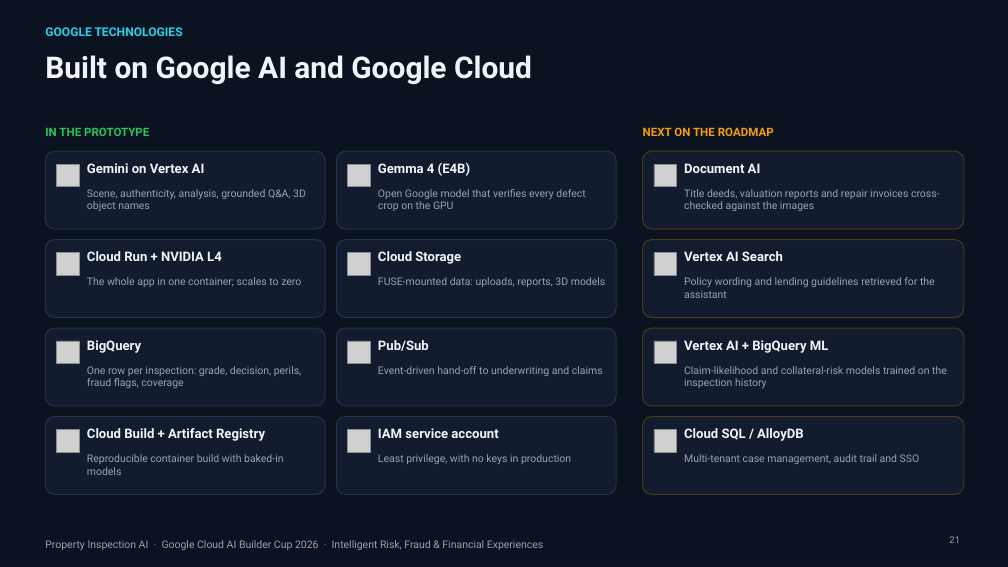
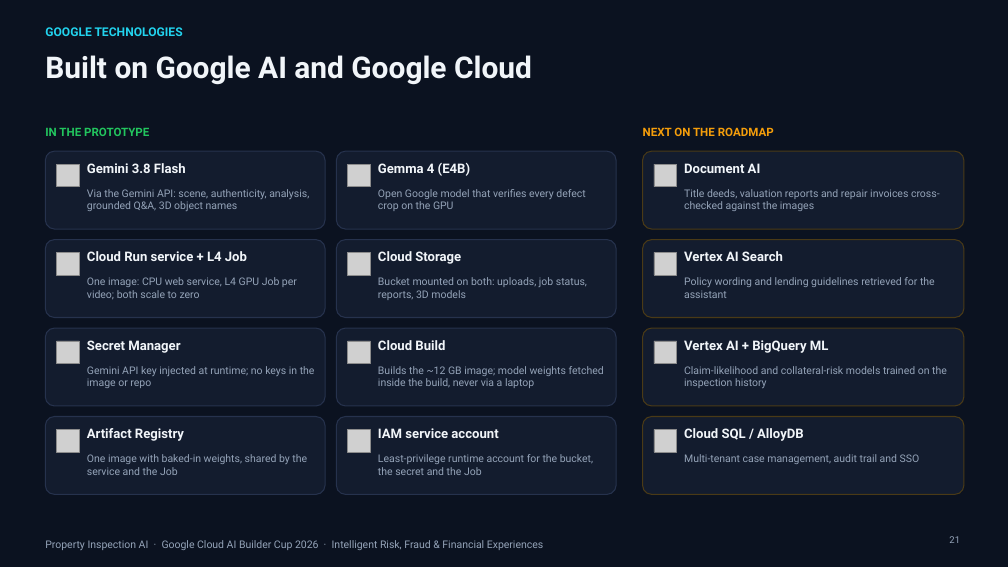
Before and after one commit to XCore-Lab/property-inspection-ai, a slide deck: slide 21 of docs/pitch-deck/Property_Inspection_AI_Pitch.pptx. Drawn at 1008x567 pixels with LibreOffice and Linux fonts; fonts in the diff are those of the drawing; grey boxes stand for pictures; background and template pictures are left out. Boxes give left, top, right and bottom in pixels: in the first picture for what was removed or moved away, otherwise in the second. Text is boxed around its words. In the diff, an @@ line names an element or a change of style, - is before the commit and + after.

```diff
--- a/docs/pitch-deck/Property_Inspection_AI_Pitch.pptx
+++ b/docs/pitch-deck/Property_Inspection_AI_Pitch.pptx
@@ text at [87,163,186,173]: text changed @@
-Gemini on Vertex AI
+Gemini 3.8 Flash
@@ text at [87,189,309,211]: text changed @@
-Scene, authenticity, analysis, grounded Q&A, 3D object names
+Via the Gemini API: scene, authenticity, analysis, grounded Q&A, 3D object names
@@ text at [87,251,247,261]: text changed @@
-Cloud Run + NVIDIA L4
+Cloud Run service + L4 Job
@@ text at [87,277,297,299]: text changed @@
-The whole app in one container; scales to zero
+One image: CPU web service, L4 GPU Job per video; both scale to zero
@@ text at [378,277,587,300]: text changed @@
-FUSE-mounted data: uploads, reports, 3D models
+Bucket mounted on both: uploads, job status, reports, 3D models
@@ text at [87,340,180,353]: text changed @@
-BigQuery
+Secret Manager
@@ text at [378,340,445,350]: text changed @@
-Pub/Sub
+Cloud Build
@@ text at [87,366,315,388]: text changed @@
-One row per inspection: grade, decision, perils, fraud flags, coverage
+Gemini API key injected at runtime; no keys in the image or repo
@@ text at [378,366,604,388]: text changed @@
-Event-driven hand-off to underwriting and claims
+Builds the ~12 GB image; model weights fetched inside the build, never via a laptop
@@ text at [87,428,184,441]: text changed @@
-Cloud Build + Artifact Registry
+Artifact Registry
@@ text at [87,454,307,475]: text changed @@
-Reproducible container build with baked-in models
+One image with baked-in weights, shared by the service and the Job
@@ text at [378,454,593,475]: text changed @@
-Least privilege, with no keys in production
+Least-privilege runtime account for the bucket, the secret and the Job
```
Also in this commit, not shown: 12 other slides changed, 3 other files.
